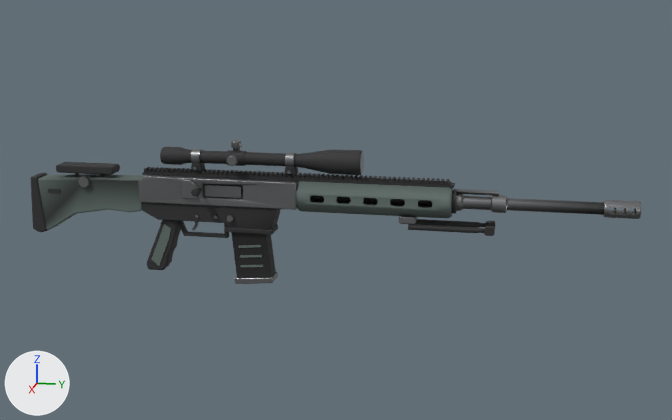
Two versions of the glTF model assets/models/weapons/talon_dmr.glb, one commit apart.
The view is the same before and after, from a 50 mm camera at (1.87, 0.628, 0.455) aimed at (-0.001, 0.254, -0.013). Arrows for +X, +Y and +Z are at lower left; the lights stay in place. The first picture is the older version. Where no turn or scale is listed for an object, it has been applied to the vertices. Vertices at exactly the same position are counted once.

The first picture shows 'Barrel', 'Bipod', 'Magazine', 'MuzzleBrake', 'Optic', 'Receiver', 'Stock' and 3 more.
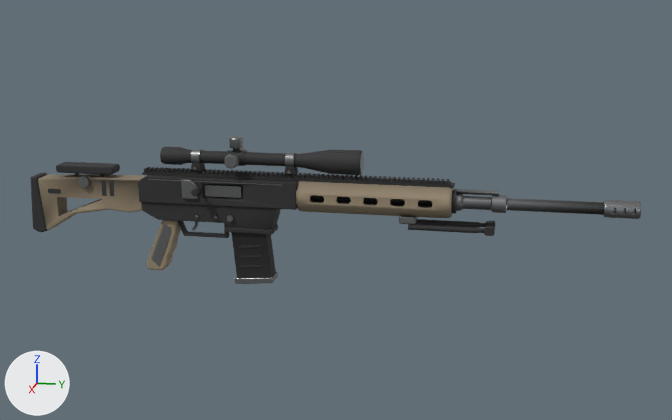
Where the change shows, as pixel boxes (x1, y1, x2, y2) in the pictures (672 x 420 px):
part 1 of me_receiver, recoloured (darker): (138, 175, 299, 210) in both
part 2 of me_receiver, recoloured (black to brown): (147, 220, 181, 270) in both
part 3 of me_receiver, recoloured: (296, 181, 453, 218) in both
part 4 of me_receiver, recoloured: (152, 224, 171, 266) in both
part 5 of me_stock, added: after (101, 180, 107, 196)
part 6 of me_stock, added: after (109, 181, 114, 196)
part 7 of me_stock, added (brown): after (39, 180, 138, 229)
part 8 of me_stock, recoloured: (38, 177, 143, 230) in both

Edits to the bpy script that builds the scene:
```text
Add mat_markings:
    mat_markings = bpy.data.materials.new('Markings')
    # nodes: BsdfPrincipled, Mix, OutputMaterial, VertexColor
    # colours: black #2c2c2e, mixed with the vertex colours
Add mat_tanworn:
    mat_tanworn = bpy.data.materials.new('TanWorn')
    # nodes: BsdfPrincipled, Mix, OutputMaterial, VertexColor
    # colours: brown #95866f, mixed with the vertex colours
Change me_receiver:
    used by ob_receiver; location = (0.0, 0.0, 0.0)
    remove me_receiver.from_pydata(...)  # 1792 vertices, 3528 faces; spans x -0.032..0.034, y -0.175..0.505, z -0.166..0.061
    add me_receiver.from_pydata(...)  # 1808 vertices, 3552 faces; spans x -0.032..0.034, y -0.175..0.505, z -0.166..0.061
    me_receiver part 1: 200 faces spanning x -0.028..0.028, y -0.175..0.175, z -0.01..0.048 switch from mat_gunmetal to mat_matteblack
    me_receiver part 2: 196 faces spanning x -0.017..0.017, y -0.171..-0.095, z -0.166..-0.047 switch from mat_matteblack to mat_tanworn
    me_receiver part 3: 792 faces spanning x -0.032..0.032, y 0.175..0.497, z -0.016..0.048 switch from mat_greypolymer to mat_tanworn
    me_receiver part 4: 32 faces spanning x -0.019..0.019, y -0.157..-0.108, z -0.155..-0.058 switch from mat_greypolymer to mat_gunmetalknurled
    edits to the shape of me_receiver do not show in these pictures
    add me_receiver.materials.append(mat_markings)
Change me_stock:
    used by ob_stock; location = (0.0, -0.17, 0.0)
    remove me_stock.from_pydata(...)  # 396 vertices, 764 faces; spans x -0.025..0.03, y -0.264..0.0, z -0.091..0.064
    add me_stock.from_pydata(...)  # 436 vertices, 832 faces; spans x -0.025..0.03, y -0.264..0.0, z -0.091..0.064
    me_stock part 5: a new loose piece, a box spanning x 0.022..0.0224, y -0.092..-0.082, z 0.0..0.034, in mat_markings
    me_stock part 6: a new loose piece, a box spanning x 0.022..0.0224, y -0.074..-0.064, z 0.0..0.034, in mat_markings
    me_stock part 7: 8 vertices added at x -0.022..0.022, y -0.2..-0.09, z -0.052..-0.008
    me_stock part 8: 98 faces spanning x -0.022..0.022, y -0.25..0.0, z -0.087..0.04 switch from mat_greypolymer to mat_tanworn
    other edits to the shape of me_stock do not show in these pictures
    add me_stock.materials.append(mat_markings)
```
